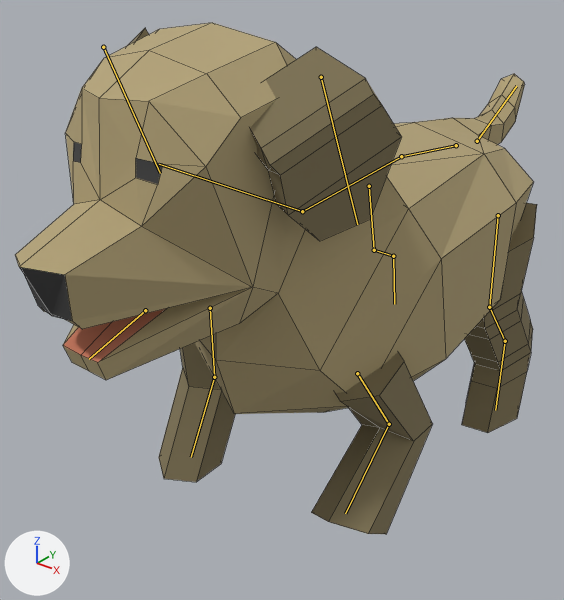
An edit to the Blender file blender/golden-retriever.blend, drawn before and after from the same camera.
The view is the same before and after, from a camera (50 mm lens) standing at (1.26, -1.83, 1.67) and looking at (-0.13, -0.09, 0.59). Every picture has the same lights, and +X, +Y and +Z are marked at lower left. Both versions are drawn at frame 80 of the action 'walk'; the numbers are the values there. The bones that bend it are drawn over the model as lines. Mesh edges are drawn as thin lines.

Objects in the first picture: 'body', 'ear', 'front-leg', 'rear-leg'.
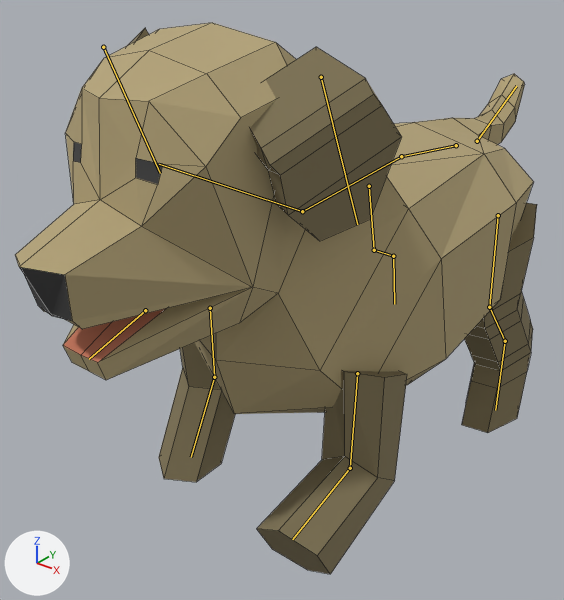
What changed in the scene script:
```text
Change bone_front_upper_l:
    where bone_front_upper_l = bpy.data.objects['Armature'].pose.bones['front-upper.L']  # child of 'spine'
    bone_front_upper_l.rotation_quaternion: (0.985, 0.169, 0.016, 0.002) -> (0.978, -0.208, -0.019, -0.003)  # degrees (19, 2, 1) -> degrees (-24, -2, 0)
Change bone_front_lower_l:
    where bone_front_lower_l = bpy.data.objects['Armature'].pose.bones['front-lower.L']  # child of 'front-upper.L'
    bone_front_lower_l.rotation_quaternion: (0.86, -0.509, -0.043, 0.0) -> (0.934, -0.356, -0.03, 0.0)  # degrees (-61, -4, 3) -> degrees (-42, -3, 1)
```

What differs and where, as boxes (x1, y1, x2, y2) in the pictures (564 x 600 px):
'front-leg', posed (9% narrower, 21% taller): before (159, 343, 433, 534); after (159, 343, 407, 574)
bone 'front-upper.L', root to tip: before (357, 373) to (389, 424); after (357, 373) to (350, 468)
bone 'front-lower.L', root to tip: before (389, 424) to (345, 513); after (350, 468) to (292, 539)
